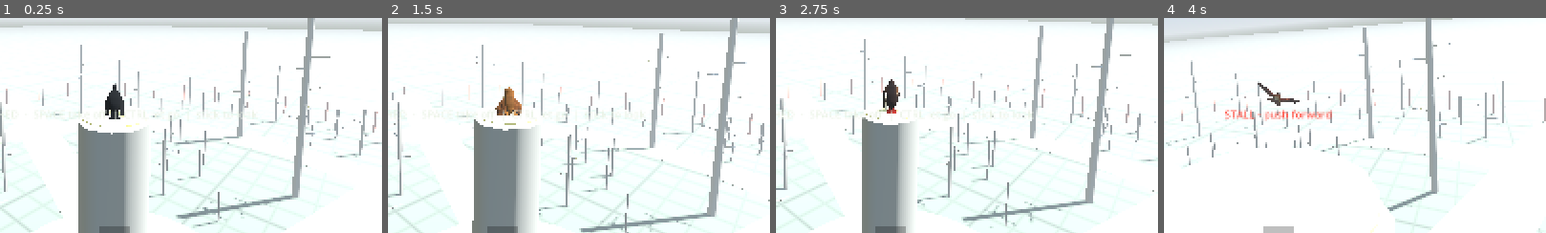
Above: before the commit, frames 1-4 (left to right).
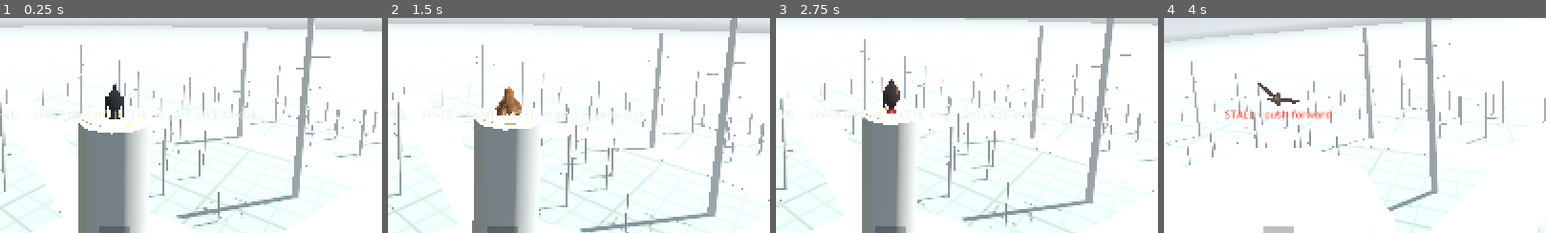
Above: after the commit, the same moments.

Repository: afaucher/flap
Game: Godot game, scene res://scenes/boot.tscn
The game is run twice, just before and just after one commit, with the same random seed, the same clock (stepped at 60 frames per second) and the same inputs.
Inputs (mouse positions are % of the whole screen's width and height, from its top left):
- Up to frame 1 (0.25 s): no input
- Up to frame 2 (1.5 s): tap Enter at 0.5 s; move the mouse to (72, 45) at 0.52 s; hold Up from 0.53 s (still down); tap 1 (bird_1) at 0.6 s; click (72, 45) at 0.67 s; tap Space (flap) at 0.77, 1.07 s; move the mouse to (45, 50) at 1.27 s; tap 2 (bird_2) at 1.35 s
- Up to frame 3 (2.75 s): keep holding Up; tap Space (flap) at 1.52, 1.82 s; move the mouse to (52, 48) at 2.02 s; tap 3 (bird_3) at 2.1 s
- Up to frame 4 (4 s): keep holding Up; move the mouse to (49, 52) at 2.77 s; tap 4 (bird_4) at 2.85 s; click (49, 52) at 2.92 s; tap Space (flap) at 3.02, 3.32, 3.77 s; move the mouse to (57, 51) at 3.52 s; tap 5 (bird_5) at 3.6 s
The pictures show only the part of the screen within x 35-85%, y 40-90%; the shares and areas given below are measured in that part.

The runs differ from the first frame. In frame 1, less than 0.1% of the frame differs, in the area x 27-33%, y 36-47%; in frame 2, 0.1%, in the area x 28-35%, y 38-46%; in frame 3, less than 0.1%; in frame 4, less than 0.1%.

Commit message:
Wings fold flat and stack cleanly: no slab above the back, no z-fighting, coverts shingle in one order
- Folded, the humerus and hand fairings tuck into the fold (their spread-wing "aft" side pointed straight
  up once those bones run back: a slab, or on the crow a peak, above the back), mirrored past halfway so
  their upper face stays outward; the arm pieces stay slim folded.
- One stacking order for every wing feather, open or folded (BirdRig._stack_layer): underwing coverts,
  primaries, primary coverts, secondaries, tertials, greater coverts, lesser coverts, alula; within a row
  each inner feather on its outer neighbour, FOLD_STEP apart. Per-kind layers tied neighbours in a row and,
  in the Z-fold, rows from different bones: z-fighting stripes. Folded, the cards share the panel's normal
  and lie flat (per-bone normals and the arch crossed them through each other).
- Spread, the arm loft's trailing lip lies on the greater coverts and the arm's lesser-covert cards are
  hidden (the loft is those coverts); they come back as the wing folds.
- Sparrow's white wing bar narrowed (tip mark from 0.62 to 0.8).
- Rig gallery: --ortho (true silhouette; tight depth range, so sub-mm layers don't fight in the shot).
- Tests: folded arm pieces below the back and upper face out; no overlapping feathers in one plane,
  spread and folded, both wings. Probes: probe_coplanar, probe_fold_top. Four mutation entries (KILLED).

Co-Authored-By: Claude Opus 5.5 <noreply@anthropic.com>

Diff:
--- a/scripts/app/rig_gallery.gd
+++ b/scripts/app/rig_gallery.gd
@@ -2,7 +2,7 @@
 ## Dev scene: every species' rig side by side, for looking at the model.
 ##   .\run.ps1 --scene res://scenes/rig_gallery.tscn [--pose glide|flap|folded|flare|upstroke] [--view top|front|three|under|side|wing|lead|head|profile]
 ##       [--only <bird id>] [--sun front|back] [--time <s>] [--feather-shader] [--plumage 0..6] [--chart] [--relief <x>] [--variety <x>]
-##       [--zoom <x>] [--shot <png> --shot-after <s>] [--measure <frames>]
+##       [--zoom <x>] [--ortho] [--shot <png> --shot-after <s>] [--measure <frames>]
 ## --only frames one bird close up; --sun back lights it from behind (feather translucency); --time freezes the
 ## clock (feather flutter) for repeatable screenshots. --measure prints the mean GPU render time and pose time over that many
 ## frames (after a warm-up) and quits: the plumage levels' cost (docs/research/feather_texture_study.md).
@@ -107,6 +107,12 @@
 			cam.look_at_from_position(mid + Vector3(0, 3.0, 0.05) * k, mid, Vector3.FORWARD)
 	cam.fov = 50.0
 	cam.current = true
+	if args.has("--ortho"):   # (no perspective: the true silhouette, for checking outlines)
+		cam.projection = Camera3D.PROJECTION_ORTHOGONAL
+		cam.size = 2.0 * cam.global_position.distance_to(mid) * tan(deg_to_rad(cam.fov * 0.5))
+		cam.global_position = mid + (cam.global_position - mid) * 4.0   # (further back: close-ups clear the near plane)
+		cam.near = cam.global_position.distance_to(mid) * 0.5   # (an orthographic depth buffer is linear: keep its range
+		cam.far = cam.global_position.distance_to(mid) * 1.5    # tight, or layers a fraction of a mm apart fight)
 	_pose_all(0.0)
 	if view == "head" or view == "profile":   # close on the face: three-quarter front, or side on
 		var h := rigs[0].to_global(rigs[0]._head_pos)
--- a/scripts/bird/bird_rig.gd
+++ b/scripts/bird/bird_rig.gd
@@ -462,6 +462,10 @@
 		var depth := maxf((bone - e).dot(aft_u), 0.0)
 		var chord := (depth + rc * lerpf(0.42, 0.26, u)) * open
 		var thick := rc * lerpf(0.14, 0.055, u) * (1.0 + 0.15 * exp(-pow((u - 0.25) / 0.2, 2.0))) * open
+		# The surface's trailing lip lies ON the greater coverts, as the small coverts do on a wing: raised over the
+		# row (its stack layer, plus the cards' arch) instead of thinning to nothing at the bone's level, where the
+		# coverts broke out through it.
+		var lip := (0.0075 * _L / 0.45 + CAMBER * 0.45 * rc) * open
 		if k == ARM_STATIONS + 1:
 			chord = 0.0
 			thick = 0.0
@@ -475,7 +479,7 @@
 			var a := TAU * j / ARM_AROUND * (-1.0 if flip else 1.0)
 			var x := 0.5 * (1.0 - cos(a))
 			var half := _naca(x) * thick
-			var y := 0.02 * chord * sin(PI * x) + (-half if sin(a) >= 0.0 else half)
+			var y := 0.02 * chord * sin(PI * x) + lip * smoothstep(0.15, 1.0, x) + (-half if sin(a) >= 0.0 else half)
 			row.append(e + aft_u * (x * chord) + nu * y)
 			crow.append(_arm_col.call(2, x, u, sin(a) >= 0.0))
 		rows.append(row)
@@ -546,7 +550,12 @@
 	BodyShape.tube_mesh(joined + rows, mi.mesh as ArrayMesh, jcols + cols, juv + auv, juv2 + auv2)
 
 ## Lay a unit limb mesh from `a` to `b`, its chord aft and its thickness along `n`; `chord` scales x (m).
-func _place_limb(mi: MeshInstance3D, a: Vector3, b: Vector3, n: Vector3, side: float, chord: float, fade: float, thick := 1.0) -> void:
+## `tuck` (0..1): folding, the humerus and the hand run BACK along the body, so their "aft" side -- the muscle
+## and covert padding behind the bone in the spread wing -- would point straight up, a slab standing above the
+## back. Folded, that side turns in, through the body side (-n), until it lies inside the fold (toward the
+## forearm), as the arm's trailing web does on a bird. Past halfway the piece is mirrored rather than turned on,
+## so its upper face (the upperwing's colours) still faces out, not its pale underside.
+func _place_limb(mi: MeshInstance3D, a: Vector3, b: Vector3, n: Vector3, side: float, chord: float, fade: float, thick := 1.0, tuck := 0.0) -> void:
 	var d := b - a
 	var length := d.length()
 	if length < 1e-5 or fade <= 0.01:
@@ -556,6 +565,11 @@
 	var u := d / length
 	var nn := (n - u * u.dot(n)).normalized()
 	var aft := (u.cross(nn) * side).normalized()
+	if tuck > 0.0:
+		var th := PI * tuck
+		var a2 := aft * cos(th) - nn * sin(th)
+		nn = nn * absf(cos(th)) + aft * sin(th)
+		aft = a2
 	mi.transform = Transform3D(Basis(aft * chord * fade, nn * shape.root_chord() * fade * thick, d), a)
 
 
@@ -1035,6 +1049,37 @@
 		mmu.set_instance_custom_data(idx, custom)
 
 
+## A feather's layer: its height above its bone (spread) or the folded panel, in units of the bird (as WingShape's
+## `layer`). One stacking order holds open and folded, as on a real wing, where the feathers' overlap never
+## changes as it closes. WingShape's layers were set per kind, so neighbours in a row tied (overlapping cards in
+## one plane), and the Z-fold, laying the humerus, forearm and hand over each other, tied rows from different
+## bones (the humerus's and the forearm's lesser coverts, the hand's and the forearm's greater coverts, the three
+## alula feathers): z-fighting. The stack, innermost first: the underwing coverts, the primaries, the primary
+## coverts, the secondaries, the tertials, the forearm's greater coverts, the lesser coverts (the humerus's, which
+## the scapulars hide on a bird, under the hand's, under the forearm's -- the sparrow's white bar), the alula.
+## Within a row each inner feather lies on its outer neighbour, so feathers that slide over each other as the
+## wing closes keep their order. FOLD_STEP apart at least (0.05 mm on the sparrow).
+const FOLD_STEP := 0.00015
+
+
+static func _stack_layer(f: Dictionary) -> float:
+	var i := float(f.i)
+	match int(f.kind):
+		WingShape.Kind.UNDER_COVERT: return -0.0075 + FOLD_STEP * i
+		WingShape.Kind.PRIMARY: return -0.002 + FOLD_STEP * (10.0 - i)
+		WingShape.Kind.SECONDARY: return 0.0015 + FOLD_STEP * (i - 1.0)
+		WingShape.Kind.TERTIAL: return 0.004 + FOLD_STEP * i
+		WingShape.Kind.ALULA: return 0.0096 + 2.0 * FOLD_STEP * i
+		WingShape.Kind.GREATER_COVERT:
+			return (0.0048 if int(f.bone) == WingShape.Bone.FOREARM else -0.0003) + FOLD_STEP * i
+		WingShape.Kind.LESSER_COVERT:
+			match int(f.bone):
+				WingShape.Bone.FOREARM: return 0.0087 + FOLD_STEP * (i - 4.0)
+				WingShape.Bone.HAND: return 0.0082 + FOLD_STEP * (i - 8.0)
+			return 0.0074 + FOLD_STEP * i
+	return float(f.layer)
+
+
 ## How much a feather bends with the wing's `flex`: the long, outer primaries most, the stiff coverts barely.
 static func _flex_share(f: Dictionary) -> float:
 	match int(f.kind):
@@ -1354,6 +1399,16 @@
 		arm_n = arm_n.slerp(side_n, ik_w).normalized()
 		hand_n = hand_n.slerp(side_n, ik_w).normalized()
 		var segs := [[sh, elbow, arm_n], [elbow, wrist, arm_n], [wrist, hand, hand_n]]
+		# Folded, every feather lies along the side of the body: aft, angled a few degrees down and in, so the
+		# primaries cross over the tail instead of fanning out in a "V" above the back. And they lie as one flat
+		# stack -- a common normal (the panel's), each card's depth set by its layer alone -- so no two cross or
+		# tie: the Z-fold lays the bones over each other, and normals or depths taken from each bone crossed
+		# feathers through each other (z-fighting).
+		var folded_dir := Vector3(-s * 0.05, -0.1, 1.0).normalized()
+		var fold_y := (side_n - folded_dir * folded_dir.dot(side_n)).normalized()
+		var panel := -INF
+		for jp in [sh, elbow, wrist, hand]:
+			panel = maxf(panel, (jp as Vector3).dot(fold_y))
 		for f in defs:
 			var seg: Array = segs[int(f.bone)]
 			var a: Vector3 = seg[0]
@@ -1375,19 +1430,24 @@
 			# Folding, the IK swings the arm bones well away from their FK angles; the feathers instead blend
 			# toward their designed folded direction (aft along the body), so the folded wing lies flat.
 			if ik_w > 0.0:
-				# Folded, every feather lies along the side of the body: aft, angled a few degrees down and in,
-				# so the primaries cross over the tail instead of fanning out in a "V" above the back.
-				var folded_dir := Vector3(-s * 0.05, -0.1, 1.0).normalized()
 				if int(f.bone) != WingShape.Bone.HAND:
 					d = d.slerp(_fk_feather_dir(i, f, fold), ik_w).normalized()
 				d = d.slerp(folded_dir, ik_w * ik_w).normalized()
-			var base: Vector3 = a.lerp(b, f.t) + n * (float(f.layer) * unit)
+				n = n.slerp(fold_y, ik_w).normalized()
+			var root: Vector3 = a.lerp(b, f.t)
+			root += fold_y * ((panel - root.dot(fold_y)) * ik_w)
+			var base: Vector3 = root + n * (_stack_layer(f) * unit)
 			if f.kind == WingShape.Kind.ALULA:
 				# Rooted on the thumb: the base sits on the hand's leading edge (the top of its limb piece) and
 				# stays there; deployed, the feather swings forward and its tip lifts, opening the slot.
-				base = a.lerp(b, f.t) + n * (shape.root_chord() * float(LIMB[3].t[0]) * 0.45)
+				var thumb := shape.root_chord() * float(LIMB[3].t[0])
+				base = root + n * lerpf(thumb * 0.45 + (0.0025 + 2.0 * FOLD_STEP * float(f.i)) * unit, _stack_layer(f) * unit, ik_w)   # (on the thumb, over the coverts there)
 				d = (d + n * 0.35 * alula).normalized()
-			var xf := _feather_xform(base, d, n, f.len, f.w)
+			# (folded, the feathers lie flat in their stack: their arch would cross them through the layer below)
+			var sz := 1.0
+			if f.kind == WingShape.Kind.LESSER_COVERT and int(f.bone) != WingShape.Bone.HAND:
+				sz = maxf(smoothstep(0.3, 0.9, fold), 0.001)   # (spread, the arm's surface is these coverts; they come out as it slackens)
+			var xf := _feather_xform(base, d, n, f.len * sz, f.w * sz, maxf(1.0 - ik_w, 0.02))
 			feather_xforms.append(xf)
 			feather_kinds.append(int(f.kind) + (0 if i == 1 else 100))   # (+100: left wing)
 			if f.emarg:
@@ -1401,9 +1461,10 @@
 		# The arm wing: one smooth surface over the skin web, the arm and its coverts (it slackens away as the
 		# wing folds); the arm's own pieces sit inside it, slimmed, until folded.
 		_loft_arm(i, fr[0], sh, elbow, wrist, arm_n, s, 1.0 - fold)
-		_place_limb(fr[1], sh, elbow, arm_n, s, rc, 1.0, lerpf(0.5, 1.0, fold))
-		_place_limb(fr[2], elbow, wrist, arm_n, s, rc, 1.0, lerpf(0.5, 1.0, fold))
-		_place_limb(fr[3], wrist, hand, hand_n, s, rc, 1.0)
+		# (slim: folded, they lie under the feather stack, which needs no filling between its layers)
+		_place_limb(fr[1], sh, elbow, arm_n, s, rc, 1.0, 0.5, ik_w)
+		_place_limb(fr[2], elbow, wrist, arm_n, s, rc, 1.0, 0.5)
+		_place_limb(fr[3], wrist, hand, hand_n, s, rc, 1.0, 1.0, ik_w)
 		_pose_bone("humerus." + ("L" if i == 0 else "R"), sh, elbow, arm_n)
 		_pose_bone("forearm." + ("L" if i == 0 else "R"), elbow, wrist, arm_n)
 		_pose_bone("hand." + ("L" if i == 0 else "R"), wrist, hand, hand_n)
@@ -1679,12 +1740,13 @@
 	return 1.0
 
 
-## A feather's instance transform: the unit feather (+Z along, X across, Y normal) laid along `d`.
-static func _feather_xform(base: Vector3, d: Vector3, n: Vector3, length: float, width: float) -> Transform3D:
+## A feather's instance transform: the unit feather (+Z along, X across, Y normal) laid along `d`; `arch` scales
+## its camber (1: CAMBER of its length).
+static func _feather_xform(base: Vector3, d: Vector3, n: Vector3, length: float, width: float, arch := 1.0) -> Transform3D:
 	var z := d.normalized()
 	var x := n.cross(z).normalized()
 	var y := z.cross(x).normalized()
-	return Transform3D(Basis(x * width, y * length, z * length), base)   # (y scales the arch with the feather)
+	return Transform3D(Basis(x * width, y * length * arch, z * length), base)   # (y scales the arch with the feather)
 
 
 func _place_capsule(mi: MeshInstance3D, a: Vector3, b: Vector3) -> void:
--- a/scripts/bird/plumage.gd
+++ b/scripts/bird/plumage.gd
@@ -79,7 +79,7 @@
 		"groups": {"primary": ["#4d3d30", "#8f8a82"], "secondary": ["#5a4632", "#8f8a82"], "tail": ["#5a4a3c", "#7f786e"]},
 		"fingers": [0, 0.0, 0.0],
 		"marks": {
-			"lesser_bar_top": ["tip", "#eeeae0", 0.62], "greater_top": ["fringe", "#a0663a", 0.4], "tertial_top": ["fringe", "#b07a46", 0.4],
+			"lesser_bar_top": ["tip", "#eeeae0", 0.8], "greater_top": ["fringe", "#a0663a", 0.4], "tertial_top": ["fringe", "#b07a46", 0.4],
 			"primary_top": ["fringe", "#9a7a58", 0.15], "secondary_top": ["fringe", "#9a7a58", 0.15], "tail_top": ["fringe", "#8e7a62", 0.2],
 		},
 	},
--- /dev/null
+++ b/tests/probe_coplanar.gd
@@ -0,0 +1,53 @@
+extends SceneTree
+## Diagnostic: wing feather cards that lie in (nearly) the same plane and overlap -- z-fighting -- in a pose,
+## per species. A pair counts when the normals agree within ~3 deg, the gap between the planes at the overlap
+## is under `TOL`, and each card's centre-line passes over the other's outline.
+##   & $godot --path . --headless --script res://tests/probe_coplanar.gd -- [pose]
+
+const TOL := 0.0001   ## m, scaled by the bird (unit = L / 0.45)
+
+
+func _initialize() -> void:
+	Plumage.level = 6
+	var args := OS.get_cmdline_user_args()
+	var pose: String = args[0] if args.size() > 0 else "folded"
+	for id in ["sparrow", "hawk", "owl", "crow", "falcon"]:
+		var rig := BirdRig.new()
+		root.add_child(rig)
+		rig.build(BirdProfile.by_id(id))
+		RigPoses.apply(rig, pose, 0.0)
+		var n := rig.feather_xforms.size()
+		var hits := 0
+		for a in n:
+			if rig.feather_kinds[a] >= 100 or rig.feather_kinds[a] == 6:
+				continue
+			var xa: Transform3D = rig.feather_xforms[a]
+			var na := xa.basis.y.normalized()
+			for b in range(a + 1, n):
+				if rig.feather_kinds[b] >= 100 or rig.feather_kinds[b] == 6:
+					continue
+				var xb: Transform3D = rig.feather_xforms[b]
+				var nb := xb.basis.y.normalized()
+				if absf(na.dot(nb)) < 0.9985:
+					continue
+				# Sample b's centre line; where a sample lies over a's outline, measure its height off a's plane.
+				var worst := INF
+				for k in 9:
+					var p := xb * Vector3(0.0, 0.0, 0.1 + 0.1 * k)
+					var q := xa.affine_inverse() * p   # (a's unit space: x across +-0.5, z 0..1 along)
+					if q.z > 0.05 and q.z < 0.95 and absf(q.x) < 0.45:
+						worst = minf(worst, absf((p - xa.origin).dot(na)))
+				if worst < TOL * rig._L / 0.45:
+					hits += 1
+					if hits <= 40:
+						var nd := rig._defs.size()
+						var da: Dictionary = rig._defs[a - nd]
+						var db: Dictionary = rig._defs[b - nd]
+						print("%s  %s i%d bone %d layer %.4f  ~  %s i%d bone %d layer %.4f   gap %.3f mm" % [id, _k(rig.feather_kinds[a]), da.i, da.bone, da.layer, _k(rig.feather_kinds[b]), db.i, db.bone, db.layer, worst * 1000.0])
+		print("%s: %d coplanar overlapping pairs (%s)" % [id, hits, pose])
+		rig.free()
+	quit()
+
+
+func _k(kind: int) -> String:
+	return ["primary", "secondary", "tertial", "alula", "greater", "lesser", "tail", "under_covert"][kind % 100] if kind % 100 < 8 else str(kind)
--- /dev/null
+++ b/tests/probe_fold_top.gd
@@ -0,0 +1,49 @@
+extends SceneTree
+## Diagnostic: how far each piece of the folded wing rises above the back (the dorsal outline at the same z), per
+## species, perched. Positive = above the back, as a share of the body length L.
+##   & $godot --path . --headless --script res://tests/probe_fold_top.gd
+
+const KIND_NAMES := {0: "primary", 1: "secondary", 2: "tertial", 3: "greater", 4: "lesser", 5: "alula", 6: "tail", 7: "under_covert"}
+
+
+func _initialize() -> void:
+	Plumage.level = 6
+	for id in ["hawk", "owl", "crow", "falcon", "sparrow"]:
+		var rig := BirdRig.new()
+		root.add_child(rig)
+		rig.build(BirdProfile.by_id(id))
+		RigPoses.apply(rig, "folded", 0.0)
+		var sc: float = rig._trunk.scale.x
+		var top := func(p: Vector3) -> float:
+			var r: PackedFloat32Array = rig.body.ring_at(p.z / sc)
+			if r[1] < 1e-4:
+				return -INF
+			return (p.y - sc * (r[0] + r[2])) / rig._L
+		var worst := {}
+		var note := func(key: String, p: Vector3) -> void:
+			var e: float = top.call(p)
+			if not worst.has(key) or e > worst[key][0]:
+				worst[key] = [e, p]
+		for k in rig.feather_xforms.size():
+			var kind: int = rig.feather_kinds[k]
+			if kind % 100 == 6 or kind >= 100:
+				continue   # (right wing only; the tail is not the wing)
+			var xf: Transform3D = rig.feather_xforms[k]
+			for q in BirdRig.PLAIN_PROFILE:
+				for sgn in [-0.5, 0.5]:
+					note.call(KIND_NAMES.get(kind % 100, str(kind)), xf * Vector3(sgn * float(q[1]), 0.0, float(q[0])))
+		var names := ["arm_loft", "humerus", "forearm", "hand"]
+		for k in 4:
+			var mi: MeshInstance3D = rig._fairings[1][k]
+			if not mi.visible or mi.mesh == null or mi.mesh.get_surface_count() == 0:
+				continue
+			var verts: PackedVector3Array = mi.mesh.surface_get_arrays(0)[Mesh.ARRAY_VERTEX]
+			for v in verts:
+				note.call(names[k], mi.transform * v)
+		var j: Array = rig.wing_joints[1]
+		print("%s  L %.3f  fluff %.2f  shoulder %+.3f elbow %+.3f wrist %+.3f (above back, L)" % [id, rig._L, sc, top.call(j[0]), top.call(j[1]), top.call(j[2])])
+		for key in worst:
+			var p: Vector3 = worst[key][1]
+			print("   %-13s %+.3f  at z %+.3f (u %.2f)" % [key, worst[key][0], p.z, rig.body.u_at(p.z / sc)])
+		rig.free()
+	quit()
--- a/tests/regressions/mutations.json
+++ b/tests/regressions/mutations.json
@@ -356,5 +356,66 @@
     "replace": "# Flap \u00e2\u20ac\u201d \u00c3\u00a9\n"
    }
   ]
+ },
+ {
+  "id": "fold-arm-slab",
+  "bug": "Folded, the humerus and hand fairings kept their spread-wing chord direction, which points UP once those bones run back along the body: a slab of 'flesh' standing above the back (2026-11-02).",
+  "tests": [
+   "test_bird_rig"
+  ],
+  "edits": [
+   {
+    "file": "scripts/bird/bird_rig.gd",
+    "find": "\t\t_place_limb(fr[1], sh, elbow, arm_n, s, rc, 1.0, 0.5, ik_w)",
+    "replace": "\t\t_place_limb(fr[1], sh, elbow, arm_n, s, rc, 1.0, 0.5)"
+   },
+   {
+    "file": "scripts/bird/bird_rig.gd",
+    "find": "\t\t_place_limb(fr[3], wrist, hand, hand_n, s, rc, 1.0, 1.0, ik_w)",
+    "replace": "\t\t_place_limb(fr[3], wrist, hand, hand_n, s, rc, 1.0)"
+   }
+  ]
+ },
+ {
+  "id": "fold-arm-underside-out",
+  "bug": "Tucking the folded arm pieces by a plain rotation turned their pale underside outward (a white patch on the owl's folded wing).",
+  "tests": [
+   "test_bird_rig"
+  ],
+  "edits": [
+   {
+    "file": "scripts/bird/bird_rig.gd",
+    "find": "\t\tnn = nn * absf(cos(th)) + aft * sin(th)",
+    "replace": "\t\tnn = nn * cos(th) + aft * sin(th)"
+   }
+  ]
+ },
+ {
+  "id": "fold-feathers-z-fight",
+  "bug": "Folded, the Z-fold laid the humerus, forearm and hand over each other: same-kind feathers from different bones (lesser coverts, greater coverts, the alula) tied in depth, and per-bone normals and the cards' arch crossed them through each other -- striped z-fighting on the folded wing (2026-11-02).",
+  "tests": [
+   "test_bird_rig"
+  ],
+  "edits": [
+   {
+    "file": "scripts/bird/bird_rig.gd",
+    "find": "\t\t\tvar base: Vector3 = root + n * (_stack_layer(f) * unit)",
+    "replace": "\t\t\tvar base: Vector3 = root + n * (float(f.layer) * unit)"
+   }
+  ]
+ },
+ {
+  "id": "fold-feathers-own-normals",
+  "bug": "Folded feathers kept their own bone's normal, so cards from different bones tilted against each other and crossed.",
+  "tests": [
+   "test_bird_rig"
+  ],
+  "edits": [
+   {
+    "file": "scripts/bird/bird_rig.gd",
+    "find": "\t\t\t\tn = n.slerp(fold_y, ik_w).normalized()\n",
+    "replace": "\n"
+   }
+  ]
  }
 ]
--- a/tests/test_bird_rig.gd
+++ b/tests/test_bird_rig.gd
@@ -23,6 +23,10 @@
 			near(lft.x, -r.x, 1e-4, p.id + " left mirrors right (x)")
 			near(lft.y, r.y, 1e-4, p.id + " left mirrors right (y)")
 			near(lft.z, r.z, 1e-4, p.id + " left mirrors right (z)")
+		# One stacking order: no two overlapping feathers in one plane (z-fighting), either wing, spread.
+		for i in 2:
+			var ties := _ties(rig, 100 if i == 0 else 0)
+			check(ties == 0, "%s spread wing (side %d): no overlapping feathers in one plane (%d pairs)" % [p.id, i, ties])
 		# Lengths through a spread of poses.
 		for pose in [[0.6, 0.0, 0.0, 0.0], [-0.5, 0.3, 0.0, 40.0], [0.1, 0.8, 10.0, 0.0], [0.0, 1.0, 0.0, 0.0], [-0.2, 0.65, -5.0, 25.0]]:
 			_pose(rig, pose[0], pose[1], pose[2], pose[3])
@@ -46,7 +50,8 @@
 			check(BirdRig.limb_section(k, 0.0).y > BirdRig.limb_section(k, 1.0).y, "limb %d thins outward" % k)
 		check(BirdRig.limb_section(1, 0.35).y > BirdRig.limb_section(3, 0.0).y * 2.0, "the arm is far thicker than the hand")
 		check(BirdRig.limb_section(2, 0.15).y > BirdRig.limb_section(2, 0.9).y * 1.8, "forearm muscle by the elbow, tendon to the wrist")
-		# The alula is rooted on the thumb: its base on the hand's leading edge, deployed or not.
+		# The alula is rooted on the thumb: its base on the hand's leading edge (over the small coverts there),
+		# deployed or not.
 		for al in [0.0, 1.0]:
 			rig.alula = al
 			_pose(rig, 0.0, 0.0, 0.0, 0.0)
@@ -54,7 +59,7 @@
 				if rig.feather_kinds[k] == WingShape.Kind.ALULA:
 					var o: Vector3 = (rig.feather_xforms[k] as Transform3D).origin
 					var bone_d := o.distance_to(Geometry3D.get_closest_point_to_segment(o, rig.wing_joints[1][2], rig.wing_joints[1][3]))
-					check(bone_d <= w.root_chord() * BirdRig.LIMB[3].t[0] * 0.5, "%s alula touches the hand (alula %.0f, %.1f mm)" % [p.id, al, bone_d * 1000.0])
+					check(bone_d <= w.root_chord() * BirdRig.LIMB[3].t[0] * 0.5 + 0.006 * p.body_length / 0.45, "%s alula touches the hand (alula %.0f, %.1f mm)" % [p.id, al, bone_d * 1000.0])
 		rig.alula = 0.0
 		# Flap up: tips above the shoulder; down: below.
 		_pose(rig, deg_to_rad(50.0), 0.0, 0.0, 0.0)
@@ -72,6 +77,24 @@
 				check(absf(gap) < p.body_length * 0.05, "%s folded joint %d on the body (gap %.2f L)" % [p.id, k, gap / p.body_length])
 			check(rig.wing_joints[i][1].z > rig.wing_joints[i][0].z, p.id + " folded elbow aft of the shoulder")
 			check(rig.wing_joints[i][2].z < rig.wing_joints[i][0].z, p.id + " folded wrist forward of the shoulder")
+			# The arm's pieces (humerus, forearm, hand) tuck into the fold: none rises above the back (the dorsal
+			# outline at the same z), and each still shows its upper face outward, not its pale underside.
+			var s: float = BirdRig.SIDES[i]
+			var above := -INF
+			for k in range(1, 4):
+				var mi: MeshInstance3D = rig._fairings[i][k]
+				if not mi.visible:
+					continue
+				for v in (mi.mesh.surface_get_arrays(0)[Mesh.ARRAY_VERTEX] as PackedVector3Array):
+					var pt: Vector3 = mi.transform * v
+					var ring: PackedFloat32Array = rig.body.ring_at(pt.z)
+					if ring[1] > 1e-4:
+						above = maxf(above, pt.y - (ring[0] + ring[2]))
+				check(mi.transform.basis.y.x * s > 0.0, "%s folded limb piece %d (side %d) shows its upper face outward" % [p.id, k, i])
+			check(above < p.body_length * 0.01, "%s folded arm pieces below the back (side %d: %.3f L above)" % [p.id, i, above / p.body_length])
+			# Folded, the feathers lie in one ordered stack: no two overlapping cards tie in depth or cross (z-fighting).
+			var ties := _ties(rig, 100 if i == 0 else 0)
+			check(ties == 0, "%s folded wing (side %d): no overlapping feathers in one plane (%d pairs)" % [p.id, i, ties])
 		# Every folded wing feather starts on the body, points aft (not fanned out sideways or up like a
 		# propeller) and ends inside the body's silhouette, widened a little for the wingtips over the tail.
 		var L := p.body_length
@@ -231,6 +254,35 @@
 	rig.apply_pose()
 
 
+## Pairs of overlapping wing feathers on one side (`offset` 0 right, 100 left: feather_kinds' codes) that lie in
+## nearly one plane -- normals within ~3 deg, the gap between them somewhere under 0.1 mm (scaled to a 45 cm bird):
+## they z-fight or cross.
+func _ties(rig: BirdRig, offset: int) -> int:
+	var tol := 0.0001 * rig._L / 0.45
+	var idx: Array[int] = []
+	for k in rig.feather_xforms.size():
+		if rig.feather_kinds[k] != 6 and rig.feather_kinds[k] >= offset and rig.feather_kinds[k] < offset + 100:
+			idx.append(k)
+	var n := 0
+	for a in idx:
+		var xa: Transform3D = rig.feather_xforms[a]
+		var na := xa.basis.y.normalized()
+		var inv := xa.affine_inverse()
+		for b in idx:
+			if b <= a:
+				continue
+			var xb: Transform3D = rig.feather_xforms[b]
+			if absf(na.dot(xb.basis.y.normalized())) < 0.9985:
+				continue
+			for k in 9:
+				var pt := xb * Vector3(0.0, 0.0, 0.1 + 0.1 * k)
+				var q := inv * pt
+				if q.z > 0.05 and q.z < 0.95 and absf(q.x) < 0.45 and absf((pt - xa.origin).dot(na)) < tol:
+					n += 1
+					break
+	return n
+
+
 ## The widest gap between neighbouring feathers of `kind` (right wing / tail), measured between their edges at
 ## 85% of their length; negative = they overlap.
 func _worst_gap(rig: BirdRig, kind: int) -> float:
Binary file added: docs/images/wing_fold_stack_ab.png
Not shown, added: docs/images/wing_fold_stack_ab.png.import
Not shown, added: tests/probe_coplanar.gd.uid
Not shown, added: tests/probe_fold_top.gd.uid
Not shown, changed: docs/design/wing_rig.md
